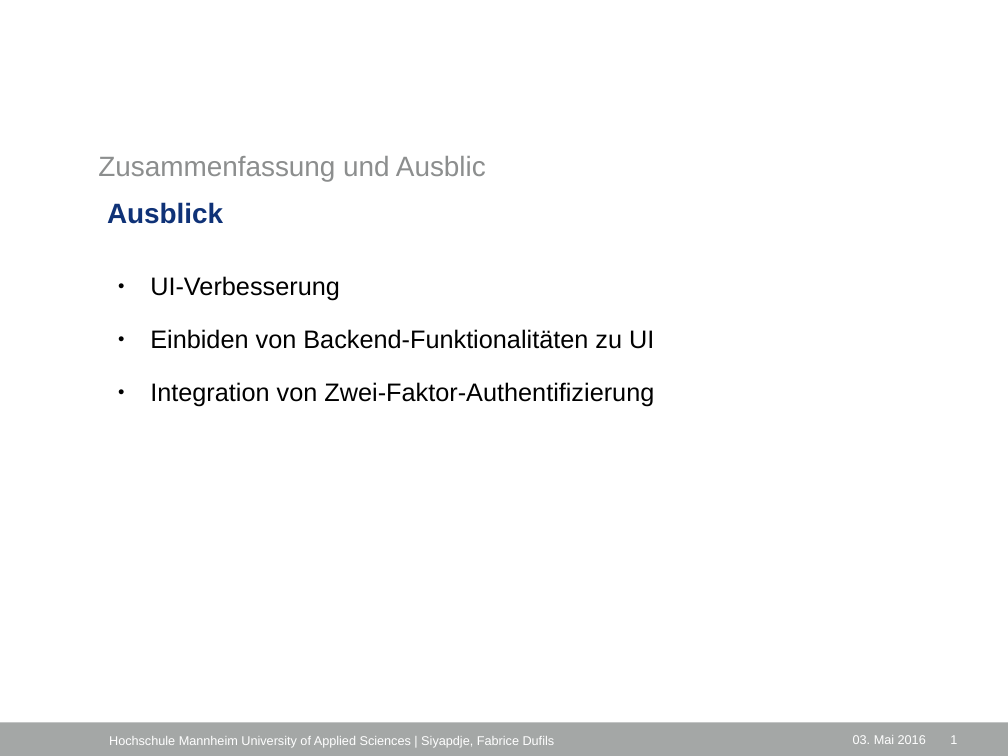
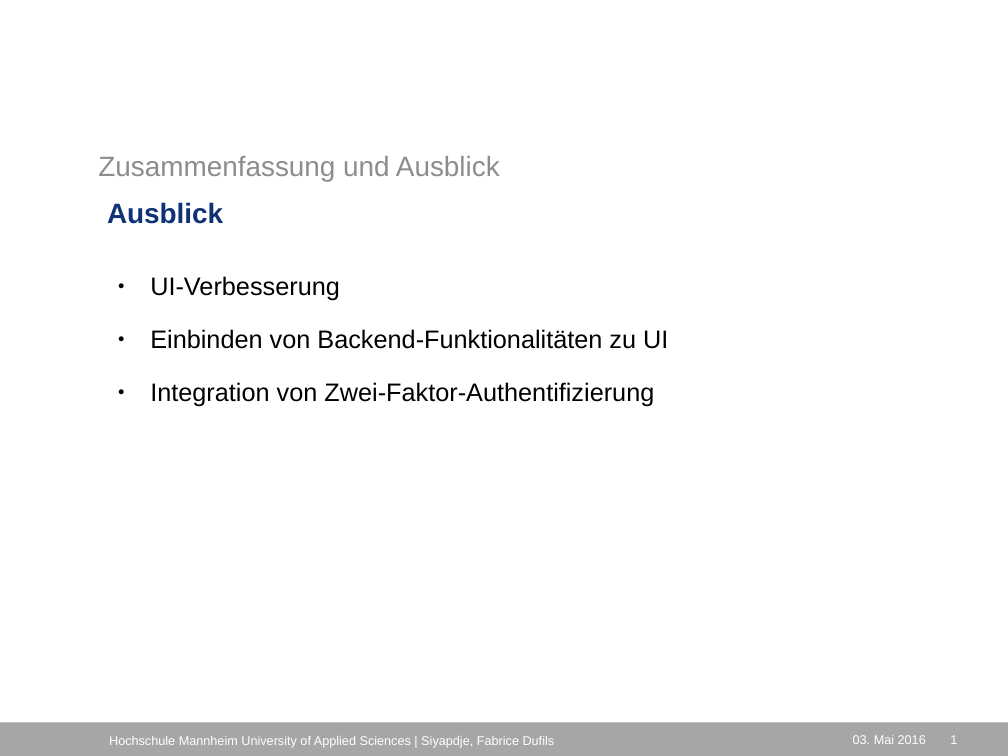
Before and after one commit to fab-du/documentations, a slide deck: slide 21 of vortrag/Untitled 1.odp (slide 22 before the commit). Drawn at 1008x756 pixels with LibreOffice and Linux fonts; fonts in the diff are those of the drawing; background and template pictures are left out. Boxes give left, top, right and bottom in pixels: in the first picture for what was removed or moved away, otherwise in the second. Text is boxed around its words. In the diff, an @@ line names an element or a change of style, - is before the commit and + after.

```diff
--- a/vortrag/Untitled 1.odp
+++ b/vortrag/Untitled 1.odp
@@ text at [98, 156, 500, 181]: text changed @@
-Zusammenfassung und Ausblic
+Zusammenfassung und Ausblick
@@ text at [150, 329, 668, 349]: text changed @@
-● Einbiden von Backend-Funktionalitäten zu UI
+● Einbinden von Backend-Funktionalitäten zu UI
```
Also in this commit, not shown: 16 other slides changed, 1 slide removed, 1 other file.
